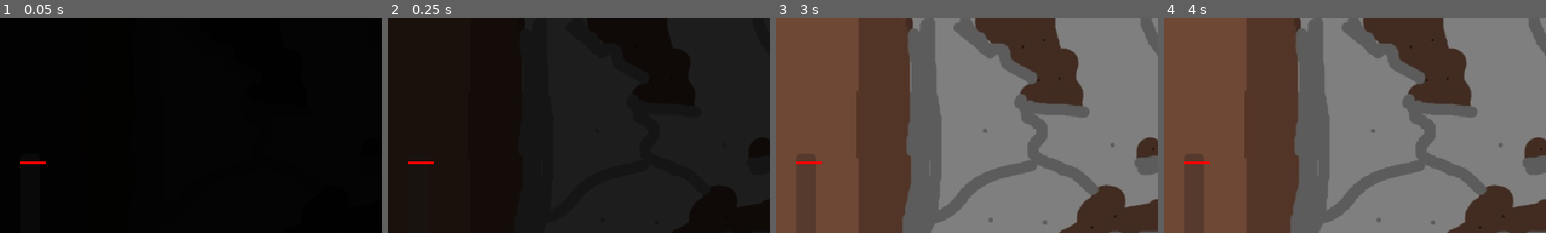
Above: before the commit, frames 1-4 (left to right).
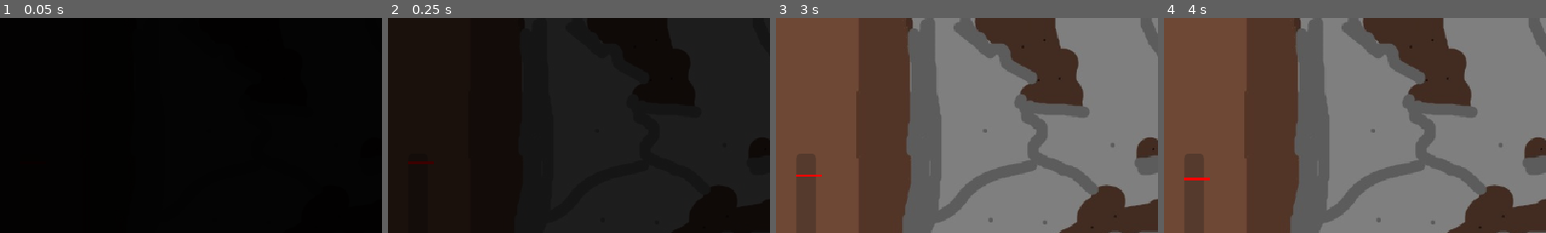
Above: after the commit, the same moments.

Repository: TezzyBear/brackeys-2025-2
Game: Godot game, scene res://scenes/game.tscn
Same seed, same stepped clock (60 frames per second), same inputs: the game is played once before the commit and once after it.
Inputs (mouse positions are % of the whole screen's width and height, from its top left):
- Up to frame 1 (0.05 s): no input
- Up to frame 2 (0.25 s): no input
- Up to frame 3 (3 s): move the mouse to (72, 45) at 0.52 s; tap Q (hack_1, bound only after the commit) at 0.6, 1.55, 2.1, 2.85 s; tap Enter at 1.25, 2.75 s; move the mouse to (30, 55) at 1.27 s; click (30, 55) at 1.35 s; tap Space at 2 s; move the mouse to (60, 28) at 2.02 s; move the mouse to (45, 70) at 2.77 s
- Up to frame 4 (4 s): tap Space at 3.5 s; move the mouse to (80, 65) at 3.52 s; click (80, 65) at 3.6 s; tap Q (hack_1, bound only after the commit) at 3.8 s
The pictures show only the part of the screen within x 0-50%, y 0-50%; the shares and areas given below are measured in that part.

The runs differ from the first frame. In frame 1, less than 0.1% of the frame differs, in the area x 5-12%, y 66-68%; in frame 2, less than 0.1%; in frame 3, 0.1%; in frame 4, 0.2%, in the area x 5-12%, y 66-76%.

Commit message:
Added step instances for better organization and blocker, also passed some logic to dig_scene_manager because it was better suited to be there

Diff:
--- a/pick.gd
+++ b/pick.gd
@@ -4,6 +4,7 @@
 
 @onready var animation_player: AnimationPlayer = $AnimationPlayer
 
+var block := false
 var digging := false
 var digging_intensity := Enums.DIG_INTENSITY.LOW
 var hits_since_dig_start := 0
@@ -15,6 +16,8 @@
 	pass # Replace with function body.
 
 func _process(delta: float) -> void:
+	if block: return
+
 	if Input.is_action_just_pressed("click"):
 		_start_digging()
 	if Input.is_action_just_released('click'):
@@ -28,7 +31,6 @@
 
 func _stop_digging() -> void:
 	digging = false
-
 	animation_player.stop()
 
 func _animation_player_dig_hit() -> void:
@@ -38,3 +40,9 @@
 	var intensity = min((hits_since_dig_start - 1) / HITS_PER_INTENSITY, Enums.DIG_INTENSITY.HIGH)
 	on_dig.emit(intensity)
 	pass
+
+func set_block(value: bool):
+	if block != value:
+		block = value
+		if block:
+			_stop_digging()
--- a/project.godot
+++ b/project.godot
@@ -37,6 +37,11 @@
 "events": [Object(InputEventMouseButton,"resource_local_to_scene":false,"resource_name":"","device":-1,"window_id":0,"a …(257 unchanged characters)…
 ]
 }
+hack_1={
+"deadzone": 0.2,
+"events": [Object(InputEventKey,"resource_local_to_scene":false,"resource_name":"","device":-1,"window_id":0,"alt_pressed":false,"shift_pressed":false,"ctrl_pressed":false,"meta_pressed":false,"pressed":false,"keycode":0,"physical_keycode":81,"key_label":0,"unicode":113,"location":0,"echo":false,"script":null)
+]
+}
 
 [rendering]
 
--- a/scenes/game.tscn
+++ b/scenes/game.tscn
@@ -64,6 +64,7 @@
 script = ExtResource("2_lnu2h")
 
 [node name="CanvasOverlay" type="CanvasLayer" parent="."]
+layer = 10
 script = ExtResource("1_uwrxv")
 
 [node name="ColorRect" type="ColorRect" parent="CanvasOverlay"]
@@ -73,6 +74,7 @@
 anchor_bottom = 1.0
 grow_horizontal = 2
 grow_vertical = 2
+mouse_filter = 2
 color = Color(0, 0, 0, 1)
 metadata/_edit_use_anchors_ = true
 
--- a/scenes/selection_card.gd
+++ b/scenes/selection_card.gd
@@ -12,11 +12,9 @@
 func _ready() -> void:
 	title.text = title_text
 
-
 # Called every frame. 'delta' is the elapsed time since the previous frame.
 func _process(delta: float) -> void:
 	pass
 
-
 func _on_button_pressed() -> void:
 	on_selected.emit(type)
--- a/scenes/ui/panel_sound.gd
+++ b/scenes/ui/panel_sound.gd
@@ -20,12 +20,13 @@
 func sound_increase(intensity: Enums.DIG_INTENSITY) -> void:
 	var noise_increment: int = 0
 	match intensity:
+		Enums.DIG_INTENSITY.LOW:
+			noise_increment = 4
+		Enums.DIG_INTENSITY.MID:
+			noise_increment = 8
 		Enums.DIG_INTENSITY.HIGH:
 			noise_increment = 12
-		Enums.DIG_INTENSITY.MID:
-			noise_increment = 8
-		Enums.DIG_INTENSITY.LOW:
-			noise_increment = 4
+
 	progress_bar.value += noise_increment
 	progress_bar_warning_update()
 
--- a/scripts/canvas_overlay.gd
+++ b/scripts/canvas_overlay.gd
@@ -7,7 +7,6 @@
 # Called when the node enters the scene tree for the first time.
 func _ready() -> void:
 	pass # Replace with function body.
-
 
 # Called every frame. 'delta' is the elapsed time since the previous frame.
 func _process(delta: float) -> void:
--- a/scripts/chunks.gd
+++ b/scripts/chunks.gd
@@ -1,23 +1,29 @@
 extends Node
 
+var dirt_step: Step = Step.create(Enums.STEP_TYPE.DIRT, true)
+var stone_step: Step = Step.create(Enums.STEP_TYPE.STONE, true)
+var gold_step: Step = Step.create(Enums.STEP_TYPE.GOLD, true)
+var shop_step: Step = Step.create(Enums.STEP_TYPE.SHOP, false)
+var path_selection_step: Step = Step.create(Enums.STEP_TYPE.PATH_SELECTION, false)
+
 var base: Array[Array] = [
-		[Enums.STEP.DIRT, Enums.STEP.DIRT, Enums.STEP.DIRT],
-		[Enums.STEP.DIRT, Enums.STEP.STONE, Enums.STEP.DIRT],
-		[Enums.STEP.STONE, Enums.STEP.STONE, Enums.STEP.DIRT],
-		[Enums.STEP.STONE, Enums.STEP.STONE, Enums.STEP.STONE],
+		[dirt_step, dirt_step, dirt_step],
+		[dirt_step, stone_step, dirt_step],
+		[stone_step, stone_step, dirt_step],
+		[stone_step, stone_step, stone_step],
 	]
 
 var gold: Array[Array] = [
-		[Enums.STEP.GOLD, Enums.STEP.DIRT, Enums.STEP.GOLD],
-		[Enums.STEP.GOLD, Enums.STEP.GOLD, Enums.STEP.DIRT],
-		[Enums.STEP.GOLD, Enums.STEP.STONE, Enums.STEP.GOLD],
-		[Enums.STEP.GOLD, Enums.STEP.GOLD, Enums.STEP.GOLD],
+		[gold_step, dirt_step, gold_step],
+		[gold_step, gold_step, dirt_step],
+		[gold_step, stone_step, gold_step],
+		[gold_step, gold_step, gold_step],
 	]
 
-func get_random_chunk(chunk_type: Enums.CHUNK_TYPES) -> Array:
+func get_random_chunk(chunk_type: Enums.CHUNK_TYPE) -> Array:
 	match chunk_type:
-		Enums.CHUNK_TYPES.DIRT:
-			return base[randi_range(0, base.size() - 1)] as Array[Enums.STEP]
-		Enums.CHUNK_TYPES.GOLD:
-			return gold[randi_range(0, gold.size() - 1)] as Array[Enums.STEP]
+		Enums.CHUNK_TYPE.DIRT:
+			return base[randi_range(0, base.size() - 1)]
+		Enums.CHUNK_TYPE.GOLD:
+			return gold[randi_range(0, gold.size() - 1)]
 	return []
--- a/scripts/dig_scene_manager.gd
+++ b/scripts/dig_scene_manager.gd
@@ -1,37 +1,79 @@
-extends Node2D
+extends SceneManager
 
 class_name DigSceneManager
-
-@onready var texture_rect: TextureRect = $CanvasGame/TextureRect
-@onready var pick: Pick = $CanvasGame/Pick
 
 const DIRT_TEXTURE = preload("res://assets/images/bgs/bg_dirt.jpg")
 const STONE_TEXTURE = preload("res://assets/images/bgs/bg_stone.jpg")
 const GOLD_TEXTURE = preload("res://assets/images/bgs/bg_gold.jpg")
 
+@onready var pick: Pick = $CanvasGame/Pick
+
+var current_diggable_health: int
+@onready var texture_rect: TextureRect = $CanvasGame/TextureRect
+
 func _ready() -> void:
 	GameManager.instance.dig_scene = self
-	var step_value = GameManager.instance.level_layout[GameManager.instance.level_index]
-	texture_rect.texture = _get_diggable_texture(step_value)
+	pick.on_dig.connect(_handle_pick_hit)
 
 func _process(delta: float) -> void:
-	pass
+	if Input.is_action_just_pressed("hack_1"):
+		GameManager.instance.run_step()
 
-func _get_diggable_texture(bg: Enums.STEP):
-	match bg:
-		Enums.STEP.DIRT:
+func _get_diggable_texture(diggable: Enums.STEP_TYPE):
+	match diggable:
+		Enums.STEP_TYPE.DIRT:
 			return DIRT_TEXTURE
-		Enums.STEP.STONE:
+		Enums.STEP_TYPE.STONE:
 			return STONE_TEXTURE
-		Enums.STEP.GOLD:
+		Enums.STEP_TYPE.GOLD:
 			return GOLD_TEXTURE
 
-func transition_to_bg(bg: Enums.STEP) -> void:
-	await GameManager.instance.transition_manager.fade_out()
-	texture_rect.texture = _get_diggable_texture(bg)
+func _get_diggable_health(diggable: Enums.STEP_TYPE):
+	match diggable:
+		Enums.STEP_TYPE.DIRT:
+			return 5
+		Enums.STEP_TYPE.STONE:
+			return 15
+		Enums.STEP_TYPE.GOLD:
+			return 8
+
+func _get_intensity_damage(intensity: Enums.DIG_INTENSITY):
+	match intensity:
+		Enums.DIG_INTENSITY.LOW:
+			return 1
+		Enums.DIG_INTENSITY.MID:
+			return 2
+		Enums.DIG_INTENSITY.HIGH:
+			return 4
+
+func _handle_pick_hit(intensity: Enums.DIG_INTENSITY) -> void:
+	current_diggable_health -= _get_intensity_damage(intensity)
+	print(current_diggable_health)
+	if current_diggable_health <= 0:
+		pick.set_block(true)
+		GameManager.instance.run_step()
+		var current_step: Step = GameManager.instance.get_current_step()
+		if current_step.diggable:
+			_transition_to_diggable(current_step)
+		else:
+			_transition_to_interaction()
+
+func _transition_to_diggable(diggable: Step, first: bool = false):
+	current_diggable_health = _get_diggable_health(diggable.type)
+	_transition_bg(diggable, first)
+
+func _transition_bg(diggable: Step, first: bool = false) -> void:
+	if not first: await GameManager.instance.transition_manager.fade_out()
+	texture_rect.texture = _get_diggable_texture(diggable.type)
+	pick.set_block(false)
 	await GameManager.instance.transition_manager.fade_in()
 
-func transition_to_interaction(bg: Enums.STEP) -> void:
+func _transition_to_interaction() -> void:
 	await GameManager.instance.transition_manager.fade_out()
 	GameManager.instance.dig_scene = null
 	GameManager.instance.transition_to_scene(load("res://scenes/interaction.tscn"))
+
+func travel_to_step(step_index: int) -> void:
+	var step = GameManager.instance.get_step_at(step_index)
+	_transition_to_diggable(step, true)
+	super(step_index)
--- a/scripts/enums.gd
+++ b/scripts/enums.gd
@@ -1,18 +1,18 @@
 extends Node
 
-enum CHUNK_TYPES {
+enum CHUNK_TYPE {
 	DIRT,
 	GOLD
 }
 
-enum STEP {
+enum STEP_TYPE {
 	# diggables
 	DIRT,
 	GOLD,
 	STONE,
 	# 3+ means interaction (non-diggables)
-	STORE,
-	SELECTION,
+	SHOP,
+	PATH_SELECTION,
 	TREASURE,
 }
 
--- a/scripts/game_manager.gd
+++ b/scripts/game_manager.gd
@@ -9,7 +9,7 @@
 @onready var transition_manager: TransitionManager = $TransitionManager
 @onready var canvas_ui: CanvasLayer = $CanvasUI
 
-var rendered_scene: Node = null
+var rendered_scene: SceneManager = null
 var dig_scene: DigSceneManager = null
 var interaction_scene: InteractionSceneManager = null
 
@@ -26,10 +26,12 @@
 	if not instance:
 		GameManager.instance = self
 
-	var random_chunk = Chunks.get_random_chunk(Enums.CHUNK_TYPES.DIRT)
+	var random_chunk = Chunks.get_random_chunk(Enums.CHUNK_TYPE.DIRT)
 	add_chunk(random_chunk)
+
+	# Initialize Dig Scene parameters
 	transition_to_scene(load("res://scenes/dig.tscn"))
-	dig_scene.pick.on_dig.connect(handle_pick_hit)
+	dig_scene.pick.on_dig.connect(_handle_pick_hit)
 
 func _process(delta: float) -> void:
 	pass
@@ -37,24 +39,27 @@
 func run_step():
 	level_index += 1
 	(canvas_ui.get_node("PanelSound") as UISound).restart(level_index)
-	if not dig_scene: return
-
-	var step_result: Enums.STEP = level_layout[level_index]
-	if step_result < 3:
-		dig_scene.transition_to_bg(step_result)
-	else:
-		dig_scene.transition_to_interaction(step_result)
 
 func transition_to_scene(scene: PackedScene):
 	if rendered_scene:
 		rendered_scene.queue_free()
+
 	rendered_scene = scene.instantiate()
+
 	get_tree().current_scene.add_child(rendered_scene)
+	rendered_scene.travel_to_step(level_index)
+
 	await transition_manager.fade_in()
 
 func add_chunk(chunk: Array):
-	level_layout += chunk + [Enums.STEP.SELECTION]
+	level_layout += chunk + [Step.create(Enums.STEP_TYPE.PATH_SELECTION, false)]
 	print(level_layout)
 
-func handle_pick_hit(intensity: Enums.DIG_INTENSITY) -> void:
+func get_current_step() -> Step:
+	return level_layout[level_index]
+
+func get_step_at(step_index) -> Step:
+	return level_layout[step_index]
+
+func _handle_pick_hit(intensity: Enums.DIG_INTENSITY) -> void:
 	(canvas_ui.get_node("PanelSound") as UISound).sound_increase(intensity)
--- a/scripts/interaction_scene_manager.gd
+++ b/scripts/interaction_scene_manager.gd
@@ -1,4 +1,4 @@
-extends Node2D
+extends SceneManager
 
 class_name InteractionSceneManager
 
@@ -15,6 +15,9 @@
 func _process(delta: float) -> void:
 	pass
 
+func travel_to_step(current_step: Enums.STEP_TYPE) -> void:
+	super(current_step)
+
 func get_chunk_type_from_card_type(selected_card_type: Enums.CARD):
 	match selected_card_type:
 		Enums.CARD.DIRT_PATH:
--- /dev/null
+++ b/scripts/standalone/scene_manager.gd
@@ -0,0 +1,6 @@
+extends Node
+
+class_name SceneManager
+
+func travel_to_step(current_step: Enums.STEP_TYPE) -> void:
+	await GameManager.instance.transition_manager.fade_in()
--- /dev/null
+++ b/scripts/standalone/step.gd
@@ -0,0 +1,12 @@
+class_name Step
+
+var type: Enums.STEP_TYPE
+var diggable: bool
+var extra_data
+
+static func create(type: Enums.STEP_TYPE, diggable: bool = false, extra_data = null):
+	var created = Step.new()
+	created.type = type
+	created.diggable = diggable
+	created.extra_data = extra_data
+	return created
Not shown, added: scripts/standalone/scene_manager.gd.uid
Not shown, added: scripts/standalone/step.gd.uid
